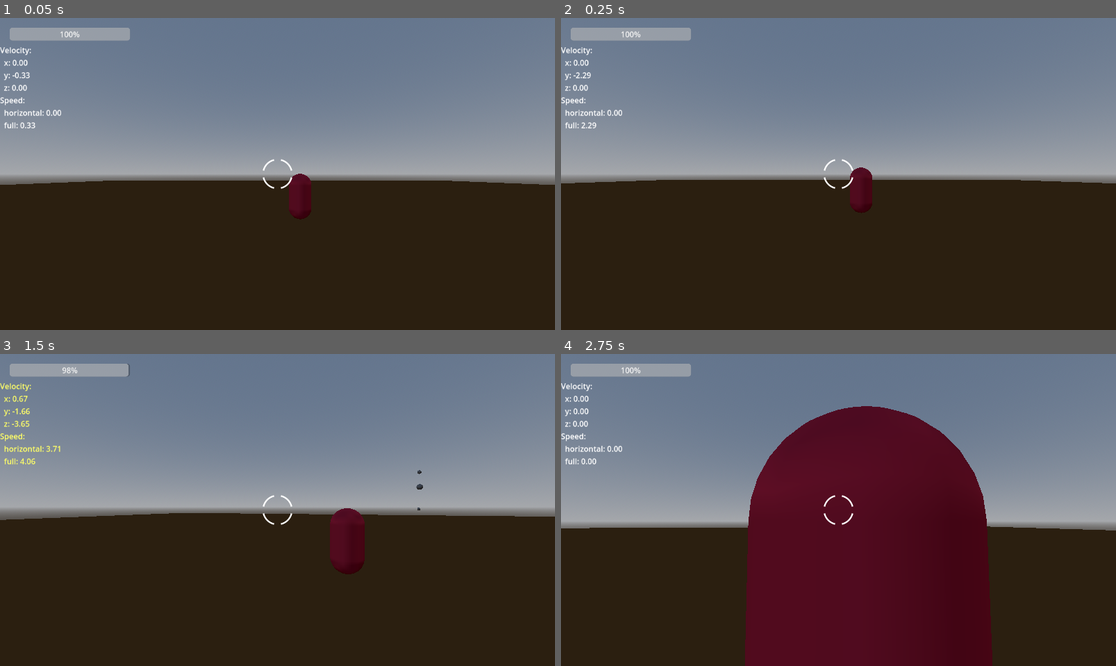
Above: before the commit, frames 1-4 (two rows, left to right).
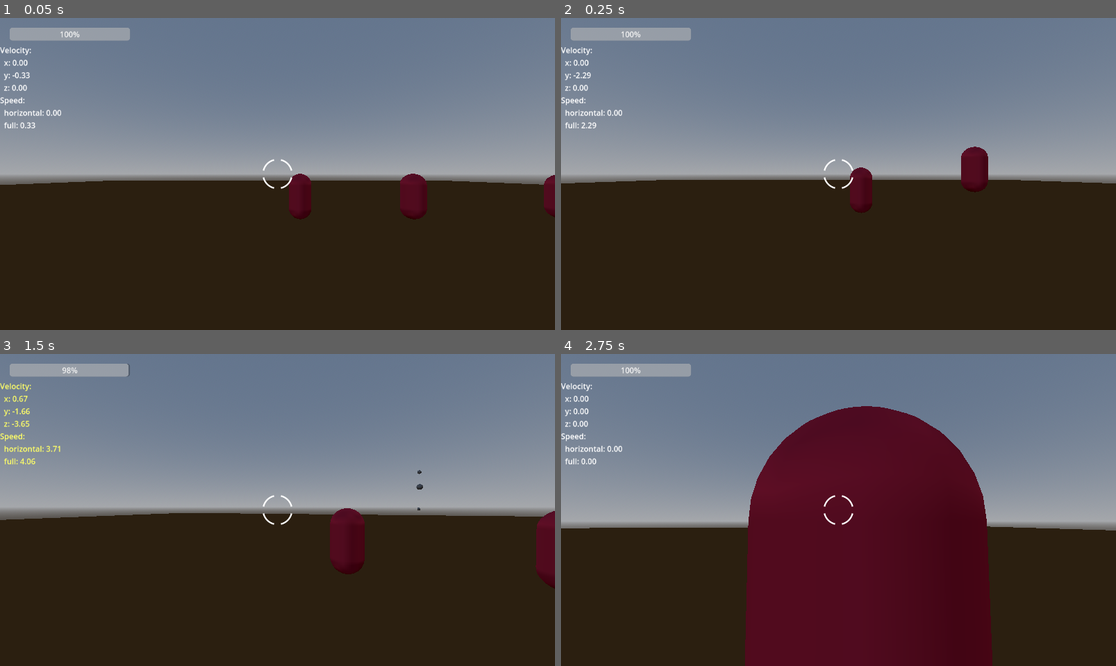
Above: after the commit, the same moments.

Repository: M4tt-/arena-fps
Game: Godot game, scene res://scenes/main/main.tscn
Two runs of this game, one before a commit and one after it. Both use one fixed random seed, a clock stepped at 60 frames per second and the inputs below.
Inputs (mouse positions are in pixels of both pictures, inside the frame that each line leads up to):
- Up to frame 1 (0.05 s): no input
- Up to frame 2 (0.25 s): no input
- Up to frame 3 (1.5 s): tap Enter at 0.5 s; move the mouse to (305, 510) at 0.52 s; press the mouse at (305, 510) at 0.53 s; hold W (move_forward) from 0.53 s (still down); tap Space (jump) at 0.77 s; move the mouse to (249, 510) at 1.27 s; release the mouse at (249, 510) at 1.28 s; right-click (249, 510) at 1.35 s
- Up to frame 4 (2.75 s): keep holding W (move_forward); tap Space (jump) at 1.52 s; move the mouse to (849, 503) at 2.02 s; press the mouse at (849, 503) at 2.03 s

The runs differ from the first frame. In frame 1, 0.9% of the frame differs, in the area x 72-100%, y 49-65%; in frame 2, 0.6%; in frame 3, 0.7%; in frame 4, nothing differs.

Commit message:
Added dampening of enemy movement on collisions.

Diff:
--- a/scenes/actors/enemy.tscn
+++ b/scenes/actors/enemy.tscn
@@ -11,7 +11,7 @@
 
 [node name="Enemy" type="CharacterBody3D"]
 collision_layer = 4
-collision_mask = 11
+collision_mask = 15
 script = ExtResource("1_7p1mj")
 
 [node name="MeshInstance3D" type="MeshInstance3D" parent="."]
--- a/scripts/actors/enemy.gd
+++ b/scripts/actors/enemy.gd
@@ -38,13 +38,17 @@
 
 		Behavior.HOVER:
 			_apply_hover_only(delta)
+			# Damp the other directions
+			velocity.x = move_toward(velocity.x, 0.0, ground_friction * delta)
+			velocity.z = move_toward(velocity.z, 0.0, ground_friction * delta)
 
 		Behavior.HOVER_STRAFE:
 			_apply_hover_and_strafe(delta)
-
+			# Damp the other directions
+			velocity.z = move_toward(velocity.z, 0.0, 5 * ground_friction * delta)
 	move_and_slide()
 
-func _apply_hover_only(_delta: float) -> void:
+func _apply_hover_only(delta: float) -> void:
 	# Vertical sinusoid around the start position.
 	# This is “jetpack up/down periodically”.
 	var omega := TAU / hover_period
@@ -52,17 +56,19 @@
 
 	# Convert target position into a velocity each tick (simple, stable)
 	var y_error := target_y - global_position.y
-	velocity.y = y_error / max(get_physics_process_delta_time(), 0.001)
+	velocity.y = y_error / max(delta, 0.001)
 
-func _apply_hover_and_strafe(_delta: float) -> void:
+func _apply_hover_and_strafe(delta: float) -> void:
 	# Hover
-	_apply_hover_only(_delta)
+	_apply_hover_only(delta)
 
-	# Strafe left/right along the enemy’s local X axis
 	# Ping-pong motion: sin() gives smooth turnarounds
 	var omega := TAU / strafe_period
 	var offset_x := sin(_t * omega) * strafe_distance
 
 	var target_x := _start_pos.x + offset_x
 	var x_error := target_x - global_position.x
-	velocity.x = x_error / max(get_physics_process_delta_time(), 0.001)
+	velocity.x = x_error / max(delta, 0.001)
+
+	if Engine.get_physics_frames() % 10 == 0:
+		print("pos=", global_position, " vel=", velocity, " vel_len=", velocity.length())
--- a/scripts/main.gd
+++ b/scripts/main.gd
@@ -13,6 +13,8 @@
 	_spawn_world()
 	_spawn_player()
 	_spawn_enemy(Vector3(1,1,1), 0)
+	_spawn_enemy(Vector3(6,1,1), 1)
+	_spawn_enemy(Vector3(12,1,1), 2)
 
 func _spawn_world() -> void:
 	if environment_scene:
Not shown, changed: README.md
